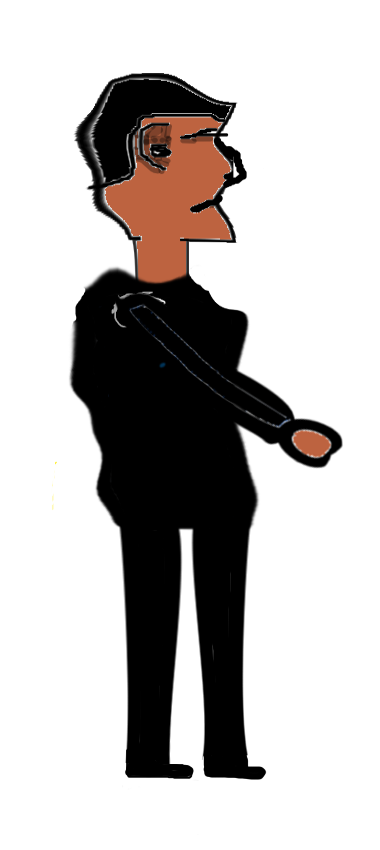
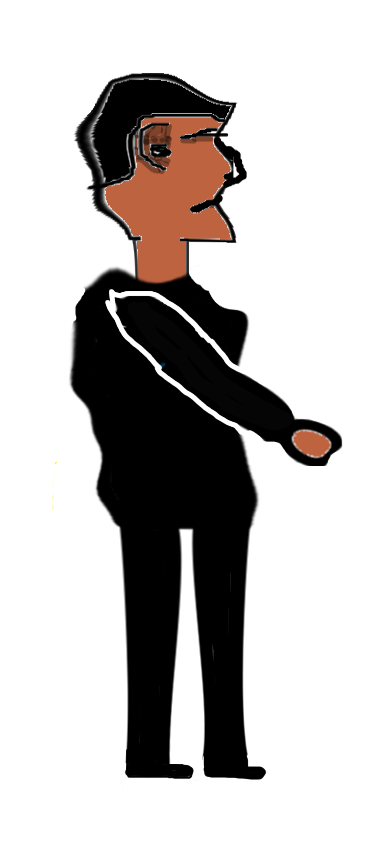
Revision of a layered 380 × 850 image; what changed, layer by layer:
painted on "arm1 Merged" over <box>105,289,343,469</box>
